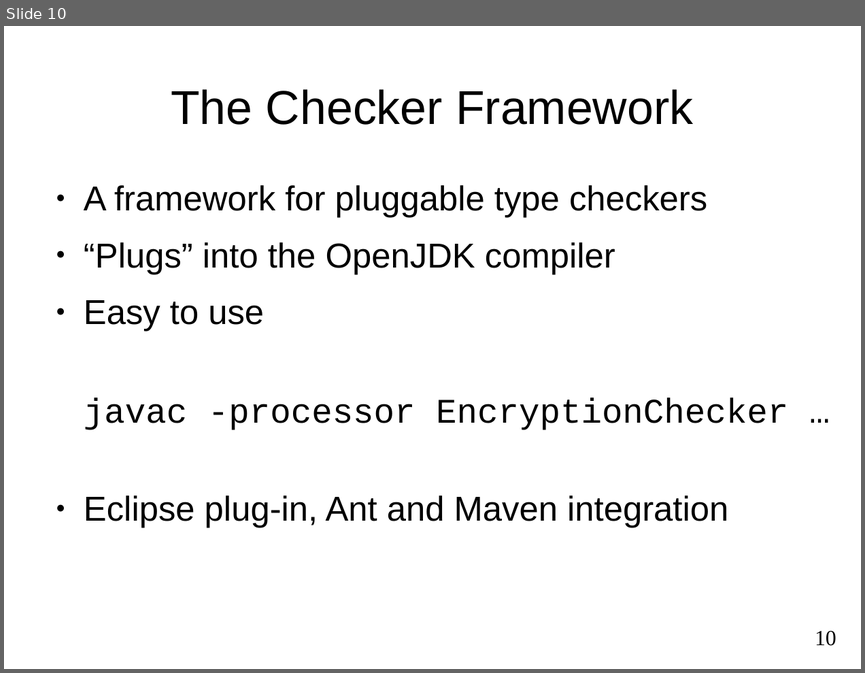
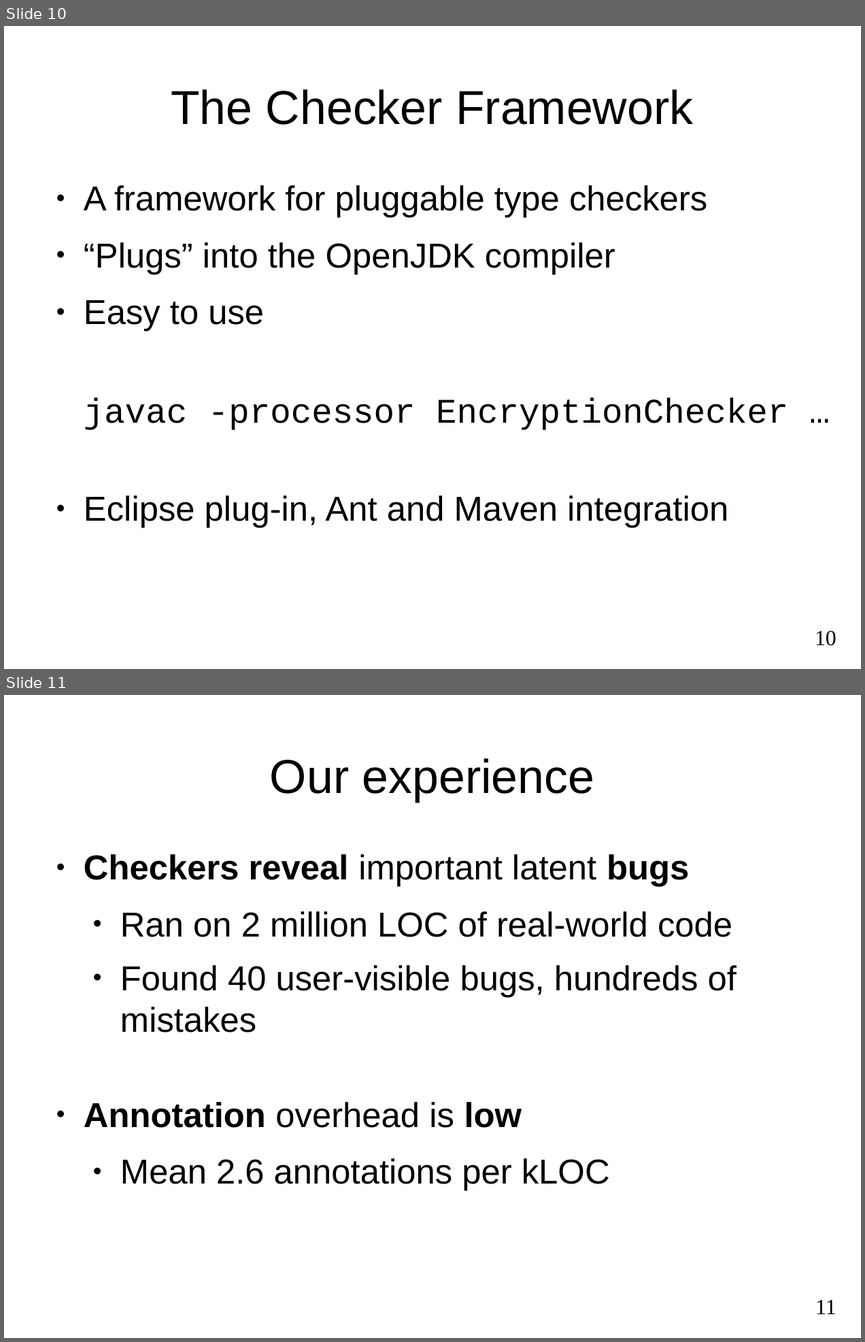
Before and after one commit to reprogrammer/checker-framework, a slide deck: demos/2011-OSBridge/intro.odp. Shown one above the other, each under a label of ours: slide 10 before the commit, slides 10 and 11 after it. The pictures are 865x673 and 865x1342 pixels, drawn with LibreOffice and Linux fonts; fonts in the diff are those of the drawing. Boxes give left, top, right and bottom in pixels: in the first picture for what was removed or moved away, otherwise in the second. Text is boxed around its words. In the diff, an @@ line names an element or a change of style, - is before the commit and + after.

```diff
--- a/demos/2011-OSBridge/intro.odp
+++ b/demos/2011-OSBridge/intro.odp
@@ slide 11 added at [4, 695, 861, 1338], background #FFFFFF @@
@@ title added at [270, 758, 595, 802], 44 pt, text #000000 @@
+Our experience
@@ text added at [84, 854, 736, 1191], 32 pt, text #000000 @@
+● Checkers reveal important latent bugs
+  ● Ran on 2 million LOC of real-world code
+  ● Found 40 user-visible bugs, hundreds of mistakes
+● Annotation overhead is low
+  ● Mean 2.6 annotations per kLOC
@@ page number added at [815, 1300, 836, 1314], 20 pt, text #000000 @@
+11
```
Also in this commit, not shown: 3 slides changed, 2 other slides added, 1 slide removed, 2 other files.
